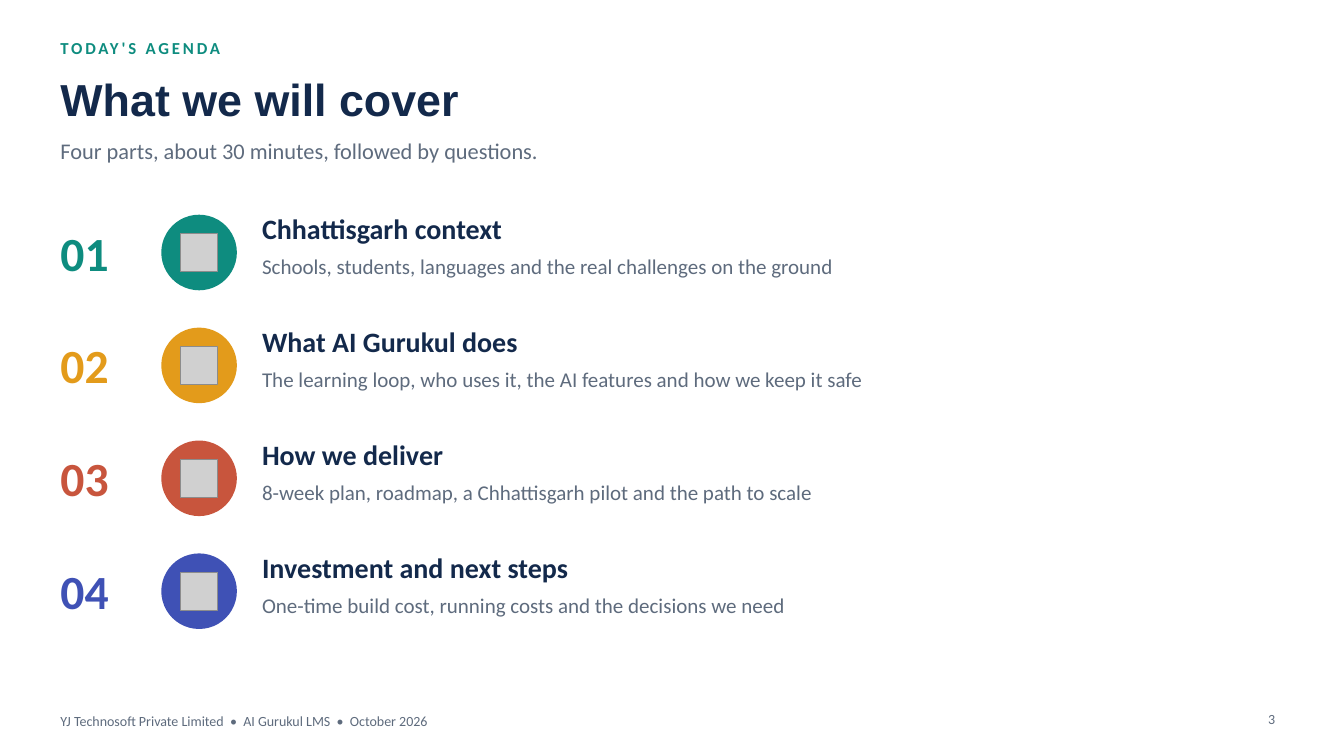
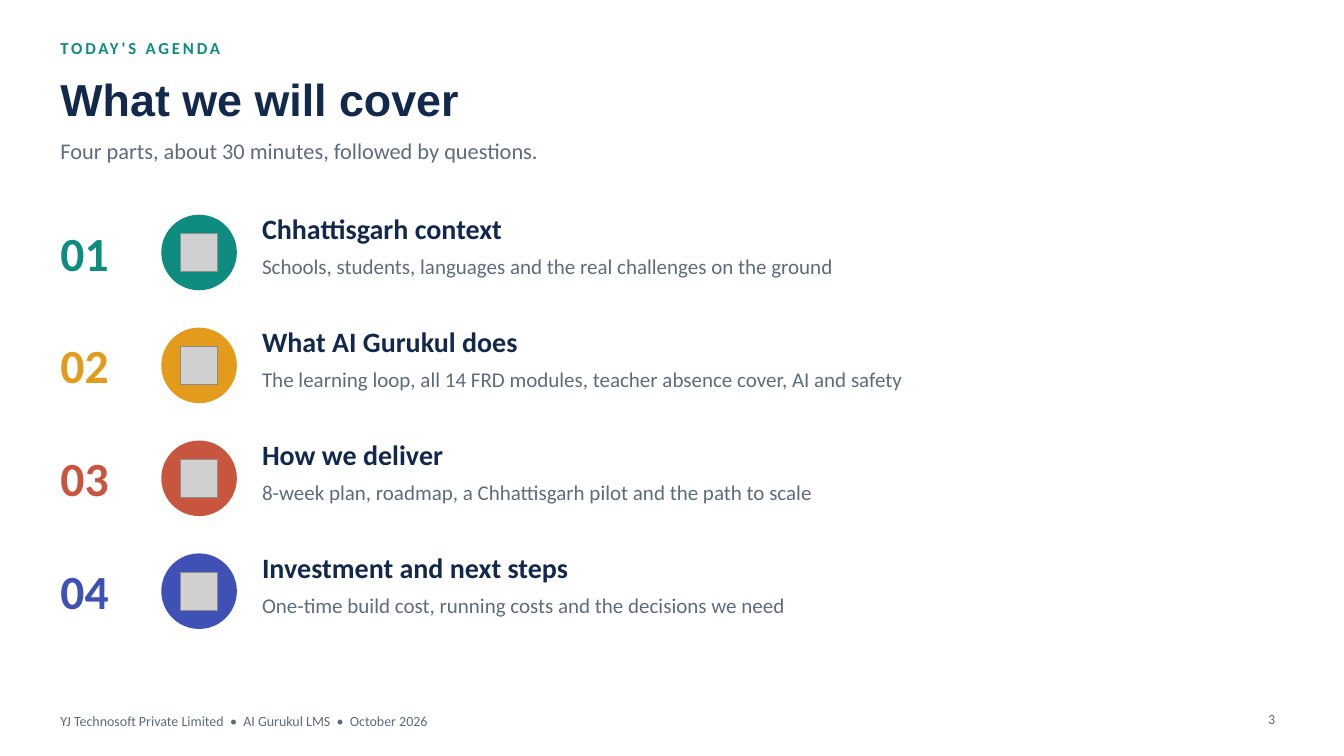
Before and after one commit to yatindradhurwe/yjtechnosoft, a slide deck: slide 3 of AI_Gurukul_Chhattisgarh_Edition.pptx. Drawn at 1344x756 pixels with LibreOffice and Linux fonts; fonts in the diff are those of the drawing; grey boxes stand for pictures. Boxes give left, top, right and bottom in pixels: in the first picture for what was removed or moved away, otherwise in the second. Text is boxed around its words. In the diff, an @@ line names an element or a change of style, - is before the commit and + after.

```diff
--- a/AI_Gurukul_Chhattisgarh_Edition.pptx
+++ b/AI_Gurukul_Chhattisgarh_Edition.pptx
@@ text at box(262, 372, 902, 391): text changed @@
-The learning loop, who uses it, the AI features and how we keep it safe
+The learning loop, all 14 FRD modules, teacher absence cover, AI and safety
```
Also in this commit, not shown: 3 other slides changed, 6 slides added, 1 slide removed.
